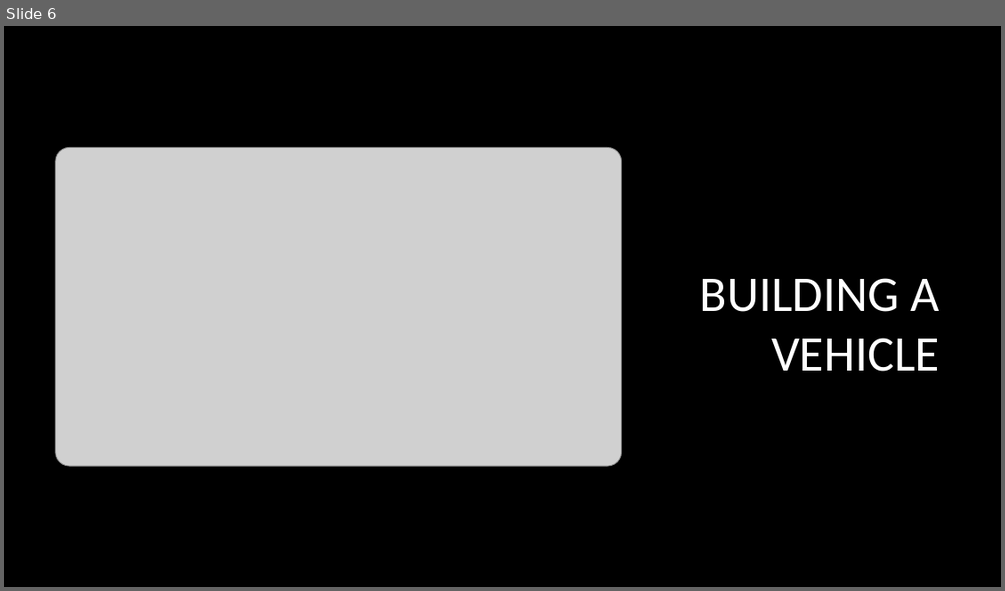
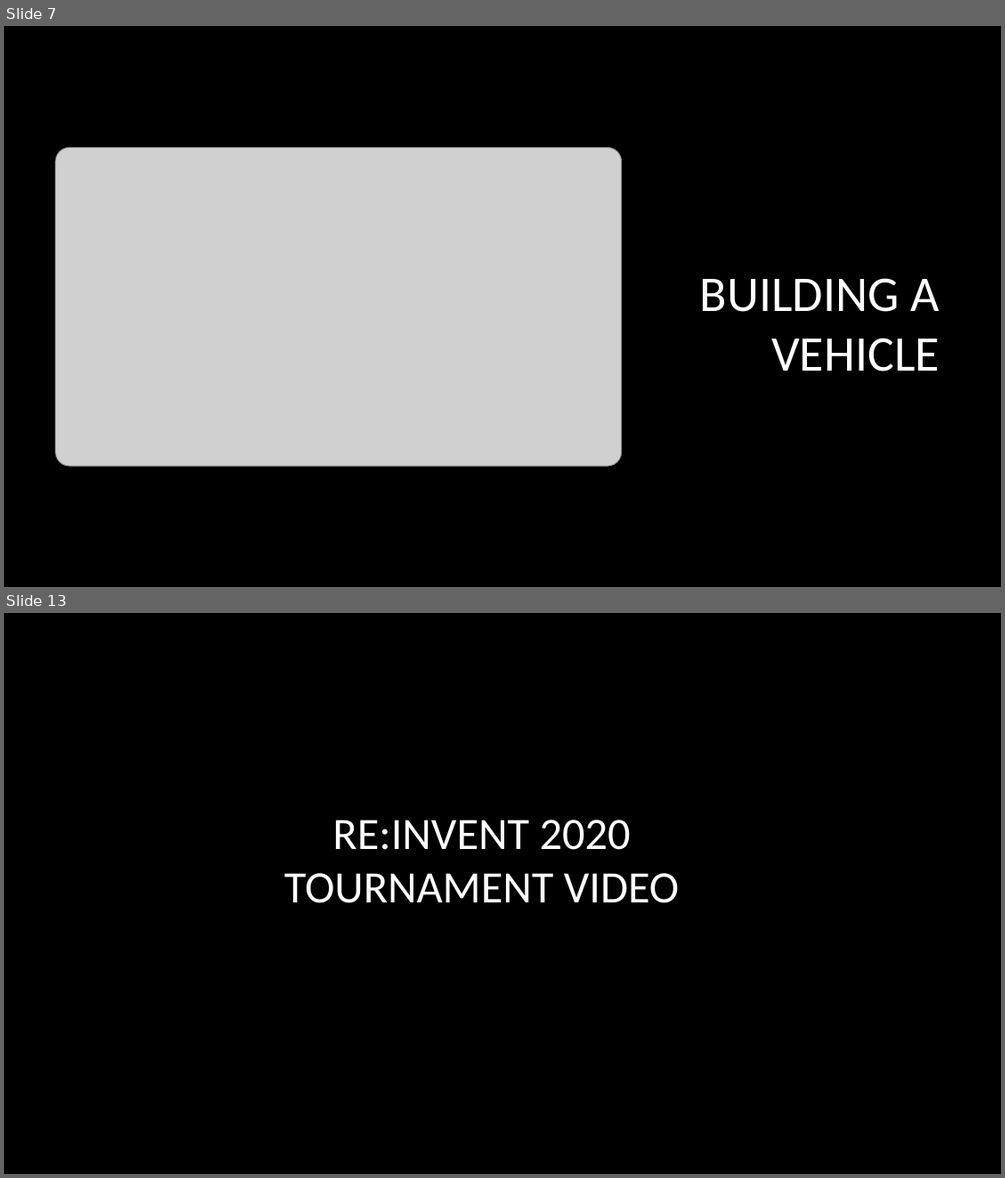
Before and after one commit to mwilchek/DeepRacer-2020, a slide deck: Final_Project_Presentation.pptx. Shown one above the other, each under a label of ours: slide 6 before the commit, slides 7 and 13 after it; the slides between them are not shown. The pictures are 1005x591 and 1005x1178 pixels, drawn with LibreOffice and Linux fonts; fonts in the diff are those of the drawing; grey boxes stand for pictures; background and template pictures are left out. Boxes give left, top, right and bottom in pixels: in the first picture for what was removed or moved away, otherwise in the second. Text is boxed around its words. In the diff, an @@ line names an element or a change of style, - is before the commit and + after.

```diff
--- a/Final_Project_Presentation.pptx
+++ b/Final_Project_Presentation.pptx
@@ slide 13 added at [4,613,1001,1174], background picture (left out) @@
@@ title added at [284,819,679,903], 43.2 pt, text #FFFFFF @@
+RE:INVENT 2020
+TOURNAMENT VIDEO
@@ what was slide 6 is now slide 7 @@
```
Also in this commit, not shown: 1 slide changed, 7 other slides added, 4 slides removed.
